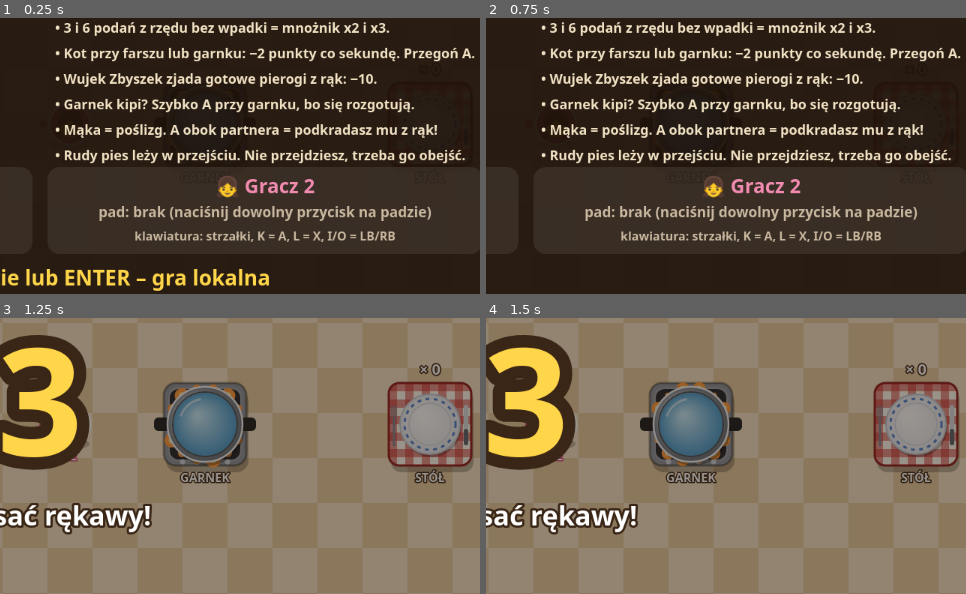
Above: before the commit, frames 1-4 (two rows, left to right).
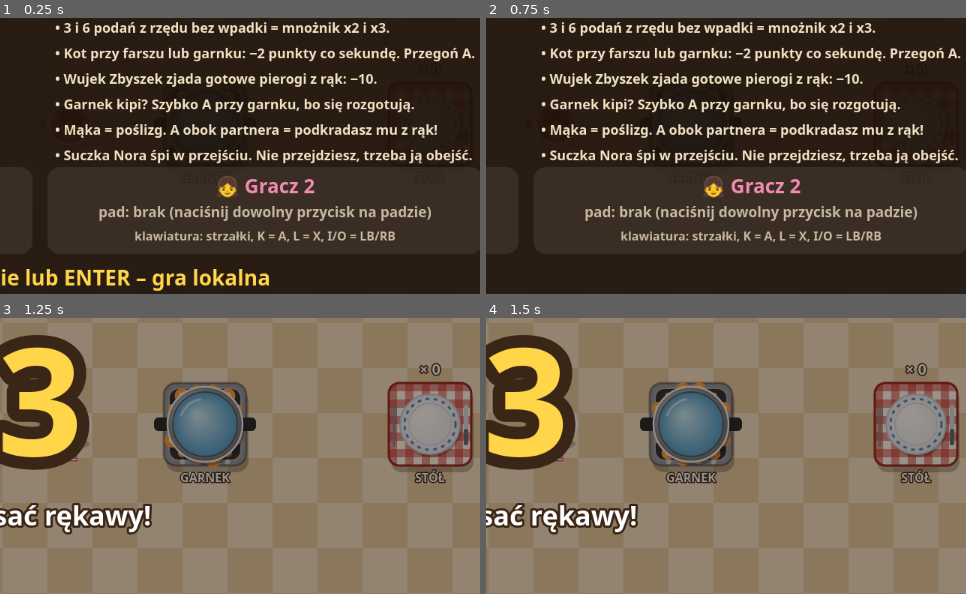
Above: after the commit, the same moments.

Repository: jab-jab-coder/game02
Game: browser game, page index.html
The game is run twice, just before and just after one commit, with the same random seed, the same clock (stepped at 60 frames per second) and the same inputs.
Inputs (mouse positions are % of the whole screen's width and height, from its top left):
- Up to frame 1 (0.25 s): no input
- Up to frame 2 (0.75 s): click (50, 50) at 0.27 s
- Up to frame 3 (1.25 s): hold Right from 1.03 s (still down); tap F at 1.1 s
- Up to frame 4 (1.5 s): keep holding Right
The pictures show only the part of the screen within x 46-96%, y 33-83%; the shares and areas given below are measured in that part.

The runs differ from the first frame. In frame 1, 2.1% of the frame differs, in the area x 13-99%, y 47-53%; in frame 2, 2.1%; in frame 3, nothing differs; in frame 4, nothing differs.

Commit message:
Rename the dog to Nora, halve her size and redraw her
Nora is half the previous size with a smaller blocking area. She now
has a golden-red coat, dark ears and mask, grey muzzle, white paws and
a bushy tail; she sleeps on her side with legs stretched out and wears
a pink collar while walking.

Co-Authored-By: Claude Fable 5.2 <noreply@anthropic.com>
Claude-Session: https://claude.ai/code/session_01KPwtDtiTMWw1eS3KLS1Acy

Diff:
--- a/index.html
+++ b/index.html
@@ -75,7 +75,8 @@
 const UNCLE_DOOR = { x: 1010, y: 622 };
 
 // pies: kapsuła (odcinek o połowie długości DOG_HALF i promieniu DOG_R), której gracze nie przejdą
-const DOG_HALF = 46, DOG_R = 30, PLAYER_R = 26, DOG_SPEED = 150;
+const DOG_HALF = 22, DOG_R = 14, PLAYER_R = 26, DOG_SPEED = 150;
+const DOG_SCALE = 0.5;           // rysunek psa jest zrobiony w dużej skali i pomniejszany
 // miejsca w przejściach; a = kąt ułożenia psa (w poprzek trasy)
 const DOG_SPOTS = [
   { x: 1010, y: 375, a: Math.PI / 2, name: 'garnek–stół' },
@@ -115,9 +116,9 @@
   uncle:   ['Zbyszek! To dla gości!', 'Wujka omijać szerokim łukiem!'],
   uncleIn: ['O, Zbyszek przyszedł „tylko spróbować”…'],
   steal:   ['Nie bijcie się, dla każdego starczy!', 'Ej! Współpraca, a nie podbieranie!'],
-  dogIn:   ['Rudy! Tylko nie kładź się w przejściu!', 'O, Rudy przyszedł pilnować pierogów.'],
-  dogLie:  ['No i się położył. W samym przejściu.', 'Rudy, serio? Akurat tutaj?', 'Psa się nie przestawia, psa się omija.'],
-  dogMove: ['Rudy wstaje! Ciekawe, gdzie teraz legnie.', 'Uwaga, pies zmienia miejscówkę!'],
+  dogIn:   ['Nora! Tylko nie kładź się w przejściu!', 'O, Nora przyszła pilnować pierogów.'],
+  dogLie:  ['No i się położyła. W samym przejściu.', 'Nora, serio? Akurat tutaj?', 'Psa się nie przestawia, psa się omija.'],
+  dogMove: ['Nora wstaje! Ciekawe, gdzie teraz legnie.', 'Uwaga, Nora zmienia miejscówkę!'],
   flour:   ['Uwaga, mąka na podłodze!', 'Ślisko jak na lodowisku!'],
   slip:    ['Powoli, bo się zabijesz!'],
   trick:   ['Rzut za trzy! Ale w domu się nie rzuca.'],
@@ -1460,64 +1461,92 @@
   txt('× ' + S.stats.served, x, y - 72, 20, '#fff', 'center', '#3a2616');
 }
 
+// Nora: złocistoruda sierść, ciemne uszy i maska, siwy pysk, białe łapy, puszysty ogon z jasnym końcem
+const NORA = { coat: '#cf8a3e', light: '#e3b877', dark: '#a8662a', ear: '#3a2a22', mask: '#4d3d33', grey: '#d2cbc2', paw: '#f6f1e8', tail: '#ecd3a4', collar: '#e0558a' };
+
 function drawDog() {
   const d = S.dog;
   if (d.state === 'away') return;
-  const t = S.t, lying = d.state === 'lying';
+  const t = S.t, lying = d.state === 'lying', C = NORA;
   const el = (x, y, rx, ry, rot) => { ctx.beginPath(); ctx.ellipse(x, y, rx, ry, rot || 0, 0, Math.PI * 2); };
-  const step = lying ? 0 : Math.sin(t * 12), breath = lying ? 1 + Math.sin(t * 2) * 0.035 : 1;
+  const limb = (x1, y1, x2, y2, w, col) => { ctx.strokeStyle = col; ctx.lineWidth = w; ctx.beginPath(); ctx.moveTo(x1, y1); ctx.lineTo(x2, y2); ctx.stroke(); };
   ctx.save();
-  ctx.translate(d.x, d.y); ctx.rotate(d.a);
-  // cień
-  ctx.fillStyle = 'rgba(0,0,0,0.22)'; el(2, 7, 78, 38); ctx.fill();
-  // ogon (w marszu merda, na leżąco zawinięty)
-  const wag = lying ? 1 : Math.sin(t * 14);
-  ctx.lineCap = 'round'; ctx.strokeStyle = '#b9571a'; ctx.lineWidth = 13;
-  ctx.beginPath(); ctx.moveTo(-50, 0);
-  if (lying) ctx.quadraticCurveTo(-84, 6, -66, 30); else ctx.quadraticCurveTo(-74, wag * 10, -86, wag * 22);
-  ctx.stroke();
-  ctx.fillStyle = '#fbe3c0'; el(lying ? -66 : -86, lying ? 30 : wag * 22, 6, 6); ctx.fill();
-  ctx.lineCap = 'butt';
-  // łapy
-  [[40, -24, 1], [40, 24, -1], [-40, -26, -1], [-40, 26, 1]].forEach(([px, py, ph]) => {
-    const ox = lying ? (px > 0 ? 14 : -10) : step * ph * 9;
-    ctx.fillStyle = '#c4611c'; el(px + ox, py, 15, 10); ctx.fill();
-    ctx.fillStyle = '#fbe3c0'; el(px + ox + (px > 0 || !lying ? 9 : -9), py, 6, 7); ctx.fill();
-  });
-  // tułów
-  const bg = ctx.createRadialGradient(-8, -10, 6, 0, 0, 62);
-  bg.addColorStop(0, '#f6a04a'); bg.addColorStop(1, '#cf6a1f');
-  ctx.fillStyle = bg; el(-2, 0, 58, 31 * breath); ctx.fill();
-  ctx.strokeStyle = '#9c4a14'; ctx.lineWidth = 2; ctx.stroke();
-  ctx.fillStyle = 'rgba(255,214,160,0.35)'; el(-10, 0, 34, 15); ctx.fill();
-  // uszy i głowa
-  ctx.fillStyle = '#9c4a14';
-  el(48, -21, 13, 9, -0.5); ctx.fill(); el(48, 21, 13, 9, 0.5); ctx.fill();
-  const hg = ctx.createRadialGradient(52, -6, 4, 56, 0, 26);
-  hg.addColorStop(0, '#f6a04a'); hg.addColorStop(1, '#d9772b');
-  ctx.fillStyle = hg; el(56, 0, 24, 23); ctx.fill();
-  ctx.strokeStyle = '#9c4a14'; ctx.lineWidth = 2; ctx.stroke();
-  // pysk i nos
-  ctx.fillStyle = '#fbe3c0'; el(73, 0, 13, 11); ctx.fill();
-  ctx.fillStyle = '#2a1a10'; el(84, 0, 5, 4.5); ctx.fill();
-  // oczy: na leżąco zamknięte
-  ctx.strokeStyle = '#2a1a10'; ctx.fillStyle = '#2a1a10'; ctx.lineWidth = 2.2; ctx.lineCap = 'round';
-  [-9, 9].forEach(ey => {
-    if (lying) { ctx.beginPath(); ctx.moveTo(62, ey - 3.5); ctx.quadraticCurveTo(65, ey, 62, ey + 3.5); ctx.stroke(); }
-    else { el(63, ey, 3, 3); ctx.fill(); }
-  });
-  ctx.lineCap = 'butt';
+  ctx.translate(d.x, d.y); ctx.rotate(d.a); ctx.scale(DOG_SCALE, DOG_SCALE);
+  ctx.lineCap = 'round'; ctx.lineJoin = 'round';
+
+  if (lying) {
+    // śpi na boku: wszystkie łapy wyciągnięte w jedną stronę, ogon z tyłu
+    const breath = 1 + Math.sin(t * 2) * 0.03;
+    ctx.fillStyle = 'rgba(0,0,0,0.2)'; el(0, 14, 84, 46); ctx.fill();
+    // ogon
+    ctx.strokeStyle = C.coat; ctx.lineWidth = 20;
+    ctx.beginPath(); ctx.moveTo(-48, 2); ctx.quadraticCurveTo(-80, 0, -104, 16); ctx.stroke();
+    ctx.strokeStyle = C.tail; ctx.lineWidth = 11;
+    ctx.beginPath(); ctx.moveTo(-78, 6); ctx.quadraticCurveTo(-92, 9, -104, 16); ctx.stroke();
+    // tylne i przednie łapy z białymi skarpetkami
+    [[-36, 16, -14, 52], [-22, 18, 8, 60], [28, 16, 46, 54], [38, 12, 66, 44]].forEach(([x1, y1, x2, y2]) => {
+      limb(x1, y1, x2, y2, 15, C.dark);
+      limb(x1, y1, x2, y2, 12, C.coat);
+      const k = 0.72;
+      limb(x1 + (x2 - x1) * k, y1 + (y2 - y1) * k, x2, y2, 12, C.paw);
+    });
+    // tułów
+    const bg = ctx.createRadialGradient(-10, -12, 6, 0, 0, 62);
+    bg.addColorStop(0, C.light); bg.addColorStop(0.55, C.coat); bg.addColorStop(1, C.dark);
+    ctx.fillStyle = bg; el(-4, 0, 56, 30 * breath); ctx.fill();
+    ctx.strokeStyle = C.dark; ctx.lineWidth = 2; ctx.stroke();
+    ctx.fillStyle = 'rgba(246,226,186,0.55)'; el(6, 17, 30, 8); ctx.fill();   // jaśniejszy brzuch
+    // głowa leży w linii tułowia
+    ctx.fillStyle = C.coat; el(58, -4, 23, 21); ctx.fill();
+    ctx.strokeStyle = C.dark; ctx.lineWidth = 2; ctx.stroke();
+    ctx.fillStyle = C.ear; el(48, -18, 15, 10, -0.4); ctx.fill();
+    ctx.fillStyle = C.mask; el(73, -2, 14, 12); ctx.fill();
+    ctx.fillStyle = C.grey; el(79, 1, 8, 8); ctx.fill();
+    ctx.fillStyle = '#1e1410'; el(86, -2, 5, 4.5); ctx.fill();
+    ctx.strokeStyle = '#1e1410'; ctx.lineWidth = 2.5;
+    ctx.beginPath(); ctx.moveTo(61, -11); ctx.quadraticCurveTo(65, -8, 62, -4); ctx.stroke();   // zamknięte oko
+  } else {
+    // idzie: widok z góry, łapy na zmianę, ogon merda
+    const step = Math.sin(t * 12), wag = Math.sin(t * 14);
+    ctx.fillStyle = 'rgba(0,0,0,0.2)'; el(2, 8, 78, 36); ctx.fill();
+    ctx.strokeStyle = C.coat; ctx.lineWidth = 20;
+    ctx.beginPath(); ctx.moveTo(-50, 0); ctx.quadraticCurveTo(-76, wag * 10, -96, wag * 24); ctx.stroke();
+    ctx.strokeStyle = C.tail; ctx.lineWidth = 11;
+    ctx.beginPath(); ctx.moveTo(-80, wag * 14); ctx.lineTo(-96, wag * 24); ctx.stroke();
+    [[36, -24, 1], [36, 24, -1], [-38, -25, -1], [-38, 25, 1]].forEach(([px, py, ph]) => {
+      const ox = step * ph * 9;
+      ctx.fillStyle = C.coat; el(px + ox, py, 15, 10); ctx.fill();
+      ctx.fillStyle = C.paw; el(px + ox + 9, py, 7, 8); ctx.fill();
+    });
+    const bg = ctx.createRadialGradient(-8, -8, 6, 0, 0, 60);
+    bg.addColorStop(0, C.light); bg.addColorStop(0.55, C.coat); bg.addColorStop(1, C.dark);
+    ctx.fillStyle = bg; el(-4, 0, 56, 28); ctx.fill();
+    ctx.strokeStyle = C.dark; ctx.lineWidth = 2; ctx.stroke();
+    ctx.fillStyle = 'rgba(246,226,186,0.35)'; el(-12, 0, 32, 12); ctx.fill();
+    // różowa obroża
+    ctx.fillStyle = C.collar; el(38, 0, 6, 22); ctx.fill();
+    // ciemne klapnięte uszy, głowa, ciemna maska i siwy pysk
+    ctx.fillStyle = C.ear; el(50, -21, 14, 10, -0.5); ctx.fill(); el(50, 21, 14, 10, 0.5); ctx.fill();
+    ctx.fillStyle = C.coat; el(58, 0, 23, 22); ctx.fill();
+    ctx.strokeStyle = C.dark; ctx.lineWidth = 2; ctx.stroke();
+    ctx.fillStyle = C.mask; el(72, 0, 15, 13); ctx.fill();
+    ctx.fillStyle = C.mask; el(64, -9, 6, 5); ctx.fill(); el(64, 9, 6, 5); ctx.fill();
+    ctx.fillStyle = C.grey; el(79, 0, 9, 8); ctx.fill();
+    ctx.fillStyle = '#1e1410'; el(87, 0, 5, 4.5); ctx.fill();
+    ctx.fillStyle = '#c8741f'; el(64, -9, 2.8, 2.8); ctx.fill(); el(64, 9, 2.8, 2.8); ctx.fill();
+  }
   ctx.restore();
+  ctx.lineCap = 'butt'; ctx.lineJoin = 'miter';
   if (lying) {
     // chrapanie
     for (let i = 0; i < 3; i++) {
       const k = (t * 0.45 + i / 3) % 1;
       ctx.globalAlpha = 1 - k;
-      txt('z', d.x + 34 + k * 26 + i * 4, d.y - 44 - k * 34, 14 + k * 12, '#fff', 'center', '#3a2616');
+      txt('z', d.x + 14 + k * 20 + i * 3, d.y - 26 - k * 26, 12 + k * 9, '#fff', 'center', '#3a2616');
     }
     ctx.globalAlpha = 1;
   }
-  txt('Rudy', d.x, d.y + (Math.abs(Math.sin(d.a)) > 0.7 ? 0 : 50) + (Math.abs(Math.sin(d.a)) > 0.7 ? 96 : 0), 15, '#fff', 'center', '#9c4a14');
+  txt('Nora', d.x, d.y + 34 + 22 * Math.abs(Math.sin(d.a)), 14, '#fff', 'center', '#8a5220');
 }
 
 function drawActors() {
@@ -1662,7 +1691,7 @@
     'Wujek Zbyszek zjada gotowe pierogi z rąk: −10.',
     'Garnek kipi? Szybko A przy garnku, bo się rozgotują.',
     'Mąka = poślizg. A obok partnera = podkradasz mu z rąk!',
-    'Rudy pies leży w przejściu. Nie przejdziesz, trzeba go obejść.',
+    'Suczka Nora śpi w przejściu. Nie przejdziesz, trzeba ją obejść.',
   ];
   tips.forEach((s, i) => txt('• ' + s, 660, 214 + i * 34, 18, '#f1e2c4', 'left'));
 
